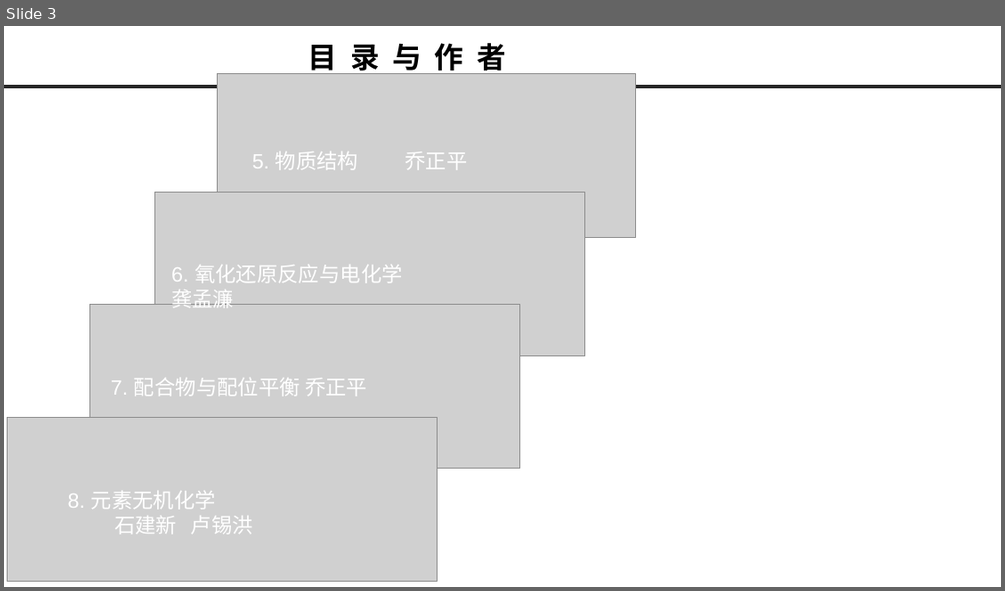
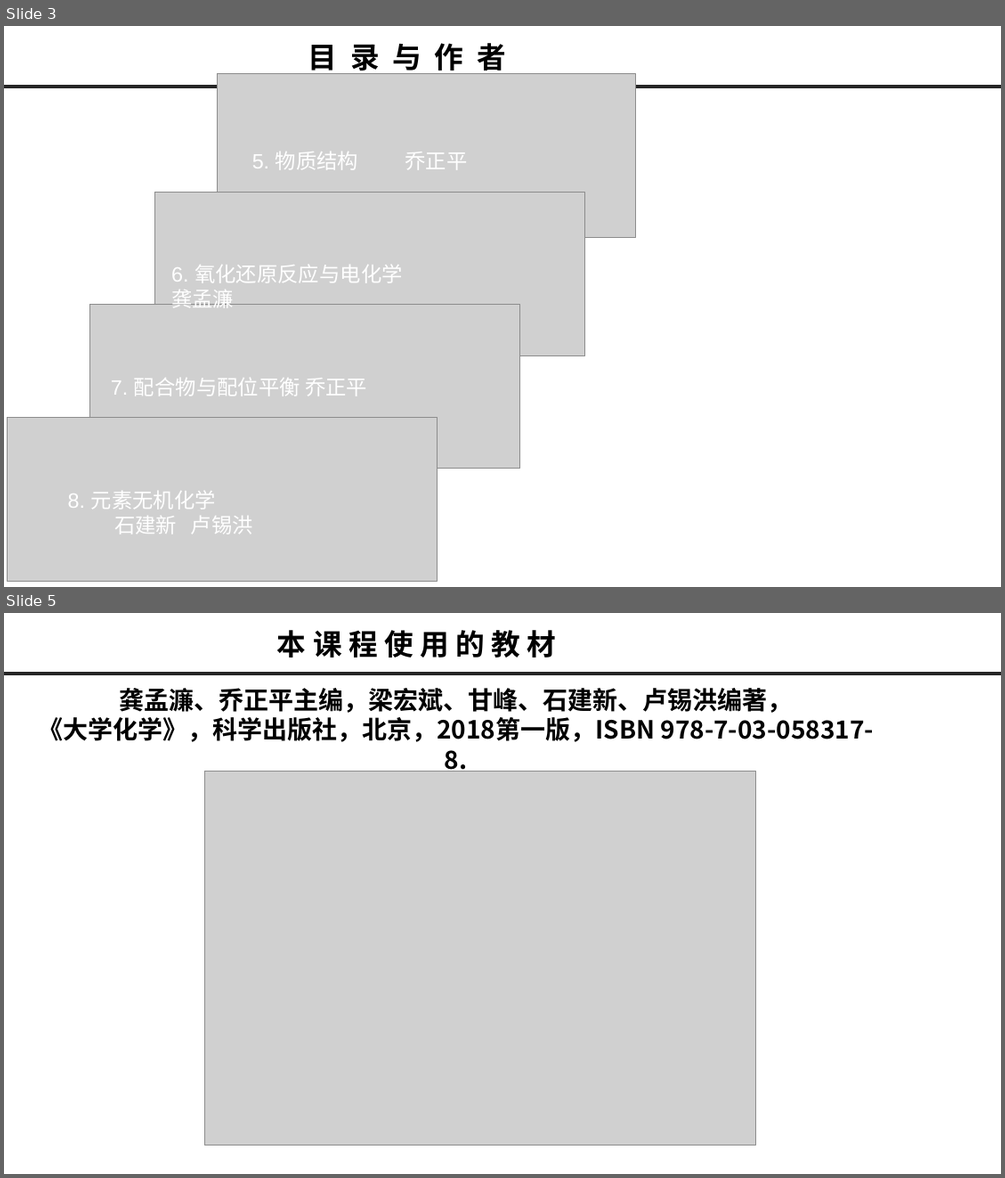
Before and after one commit to CatcherInSky/ProJectInHope, a slide deck: 20180731ChemUni/resource/教案/0 大学化学电子教案 目录.pptx. Shown one above the other, each under a label of ours: slide 3 before the commit, slides 3 and 5 after it; the slides between them are not shown. The pictures are 1005x591 and 1005x1178 pixels, drawn with LibreOffice and Linux fonts; fonts in the diff are those of the drawing; grey boxes stand for pictures; background and template pictures are left out. Boxes give left, top, right and bottom in pixels: in the first picture for what was removed or moved away, otherwise in the second. Text is boxed around its words. In the diff, an @@ line names an element or a change of style, - is before the commit and + after.

```diff
--- a/20180731ChemUni/resource/教案/0 大学化学电子教案 目录.pptx
+++ b/20180731ChemUni/resource/教案/0 大学化学电子教案 目录.pptx
@@ slide 5 added at [4,613,1001,1174], background #FFFFFF; not listed: 1 template element that a slide beside it also shows @@
@@ text added at [277,630,556,657], 28 pt, text #000000, bold @@
+本 课 程 使 用 的 教 材
@@ text added at [38,688,874,742], 24 pt, text #000000, bold @@
+龚孟濂、乔正平主编，梁宏斌、甘峰、石建新、卢锡洪编著，
+《大学化学》，科学出版社，北京，2018第一版，ISBN 978-7-03-058317-8.
@@ picture added at [204,771,755,1144] @@
```
Also in this commit, not shown: 1 slide changed, 1 slide removed, 17 other files.
